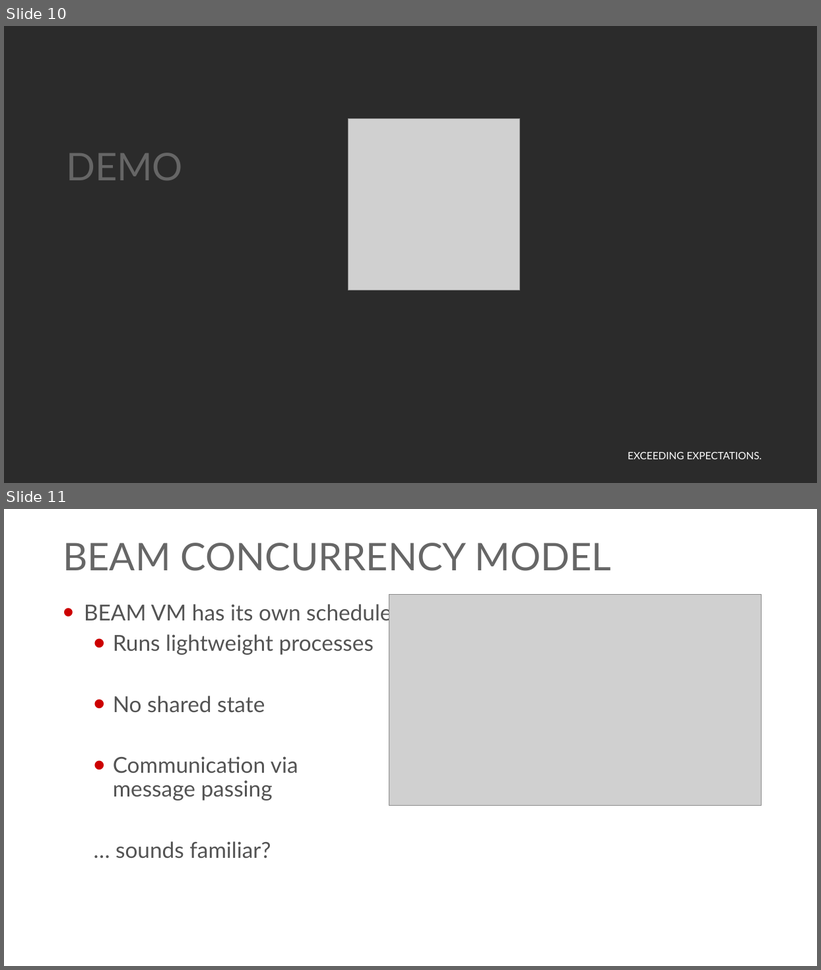
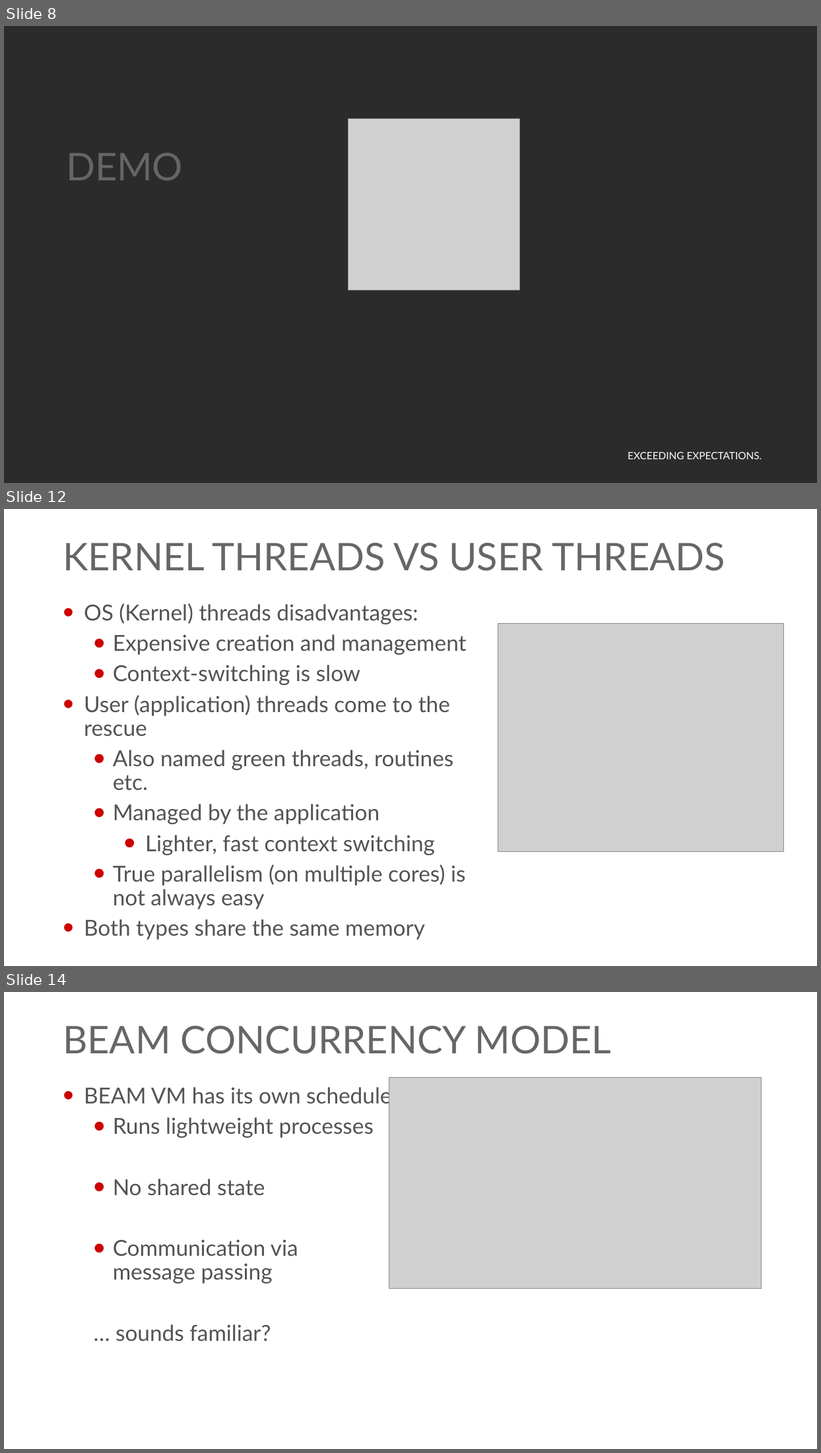
Before and after one commit to georgiyolovski/elixir-workshop, a slide deck: day2/Elixir - Day 2.pptx. Shown one above the other, each under a label of ours: slides 10 and 11 before the commit, slides 8, 12 and 14 after it; the slides between them are not shown. The pictures are 821x970 and 821x1453 pixels, drawn with LibreOffice and Linux fonts; fonts in the diff are those of the drawing; grey boxes stand for pictures; background and template pictures are left out; a plain dark background stands for a picture behind light text. Boxes give left, top, right and bottom in pixels: in the first picture for what was removed or moved away, otherwise in the second. Text is boxed around its words. In the diff, an @@ line names an element or a change of style, - is before the commit and + after.

```diff
--- a/day2/Elixir - Day 2.pptx
+++ b/day2/Elixir - Day 2.pptx
@@ slide 12 added at [4, 509, 817, 966], background #FFFFFF; not listed: 1 template element that a slide beside it also shows @@
@@ title added at [63, 543, 725, 571], 45 pt, text #666666 @@
+KERNEL THREADS VS USER THREADS
@@ text added at [84, 603, 466, 940], 26 pt, text #535353 @@
+• OS (Kernel) threads disadvantages:
+  • Expensive creation and management
+  • Context-switching is slow
+• User (application) threads come to the rescue
+  • Also named green threads, routines etc.
+  • Managed by the application
+    • Lighter, fast context switching
+  • True parallelism (on multiple cores) is not always easy
+• Both types share the same memory
@@ picture added at [498, 624, 784, 852] @@
@@ what was slide 10 is now slide 8 @@
@@ what was slide 11 is now slide 14 @@
```
Also in this commit, not shown: 5 slides changed, 5 other slides added, 1 slide removed, 2 other files.
